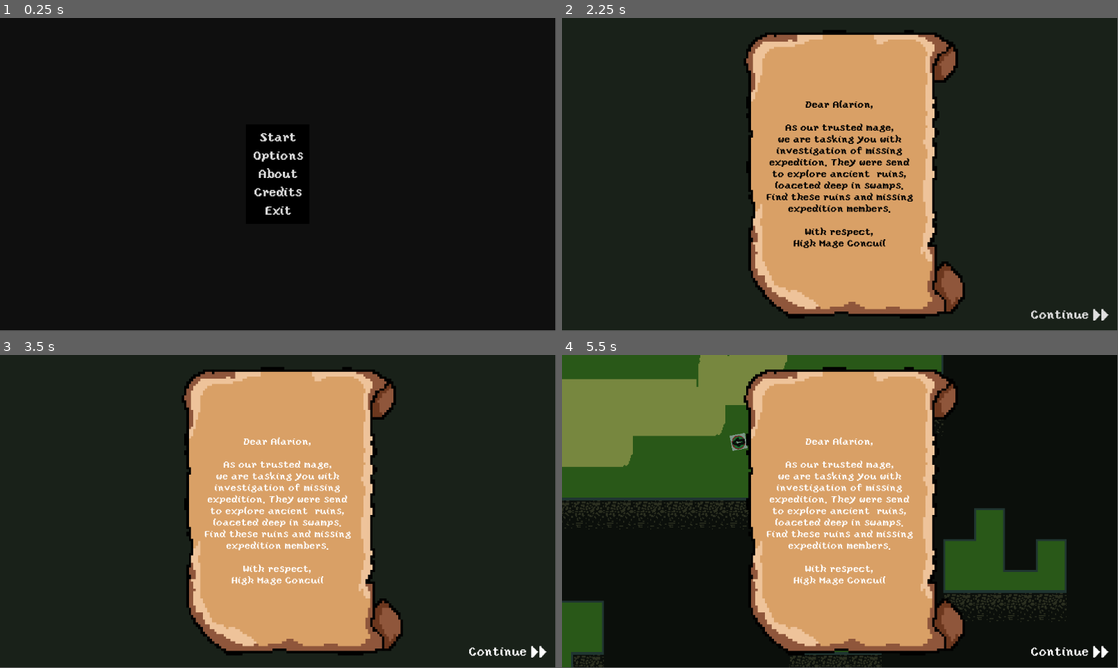
Above: before the commit, frames 1-4 (two rows, left to right).
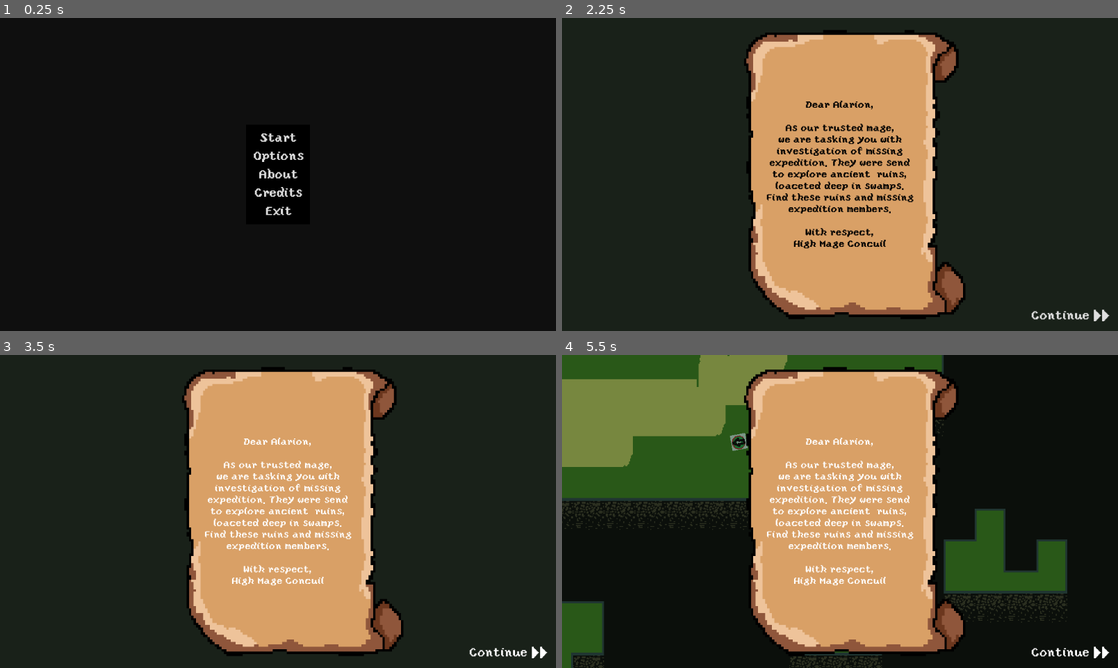
Above: after the commit, the same moments.

Repository: Tomko-Code/Relic-Seekers
Game: Godot game, scene res://src/main/game_start.tscn
Two runs of this game, one before a commit and one after it. Both use one fixed random seed, a clock stepped at 60 frames per second and the inputs below. The engine's default icon, where the game draws it, is replaced by a stand-in: a white triangle on a blue panel in a dark square.
Inputs (mouse positions are in pixels of both pictures, inside the frame that each line leads up to):
- Up to frame 1 (0.25 s): no input
- Up to frame 2 (2.25 s): click "Options" at 0.5 s; click "Back" at 1.25 s; click "Start" at 2 s
- Up to frame 3 (3.5 s): click "Continue >>" at 2.75 s
- Up to frame 4 (5.5 s): click "Continue >>" at 3.5 s; tap Enter at 4.25 s; move the mouse to (962, 495) at 4.27 s; hold D (move_right) 4.28-5.03 s; hold Shift (dash) 4.28-5.03 s; click (962, 495) at 4.42 s; move the mouse to (728, 527) at 5.02 s; hold S (move_down) from 5.03 s (still down); click (728, 527) at 5.1 s
In our replay, the window is 799x449 before the commit and 800x450 after it. These sizes can differ from the game's own. Grey fills any space a smaller window leaves; there, only what the larger window draws over its background counts as a difference.

The runs differ from the first frame. In frame 1, 0.5% of the frame differs, in the area x 45-55%, y 36-64%; in frame 2, 3.4%; in frame 3, 3.1%; in frame 4, 3.9%, in the area x 0-99%, y 2-100%.

Commit message:
all bux fixes
Signed-off-by: Tomko-Code <tom.zaskorski@gmail.com>

Diff:
--- a/assets/dialog_data.json
+++ b/assets/dialog_data.json
@@ -60,5 +60,18 @@
                 "string" : "Of Course we have tride, but after so many deaths we lost hope. Maby you will do better."
             }
         ]
+    },
+    "remark_thaladon_meeting" :
+    {
+        "dialogs" : [
+            {
+                "who" : "Thaladon",
+                "string" : "What now ? Go and look for keys !"
+            },
+            {
+                "who" : "Player",
+                "string" : "Right ... "
+            }
+        ]
     }
 }
--- a/project.godot
+++ b/project.godot
@@ -22,6 +22,10 @@
 GameManager="*res://src/globals/game_manager.gd"
 ResourceManager="*res://src/globals/resource_manager.gd"
 ConsoleHandler="*res://src/console/console_handler.gd"
+
+[display]
+
+window/stretch/mode="viewport"
 
 [input]
 
--- a/src/dialog/dialog.gd
+++ b/src/dialog/dialog.gd
@@ -2,8 +2,8 @@
 
 class_name Dialog
 
-signal dialog_started
-signal dialog_ended
+signal dialog_started(dialog_name)
+signal dialog_ended(dialog_name)
 
 @export var string_lable:Label
 @export var who_lable:Label
@@ -25,13 +25,16 @@
 }
 
 func _ready() -> void:
-	GameData.data["dialog"] = {}
-	play("first_thaladon_meeting")
+	hide()
+	GameManager.dialog_box = self
 
 func play(dialog_name:String) -> void:
 	print("Dialog playing : " + dialog_name)
 
 	$AnimationPlayer.play("Show")
+
+	if GameManager.player != null:
+		GameManager.player.paused = true
 
 	current_dialog_name = dialog_name
 	current_dialog_line = 0
@@ -49,7 +52,7 @@
 
 	show()
 
-	emit_signal("dialog_started")
+	emit_signal("dialog_started", current_dialog_name)
 
 func _on_button_dialog_intearct_pressed() -> void:
 	pass
@@ -88,7 +91,12 @@
 
 func _close_dialog() -> void:
 	$AnimationPlayer.play("Hide")
-	emit_signal("dialog_ended")
+	emit_signal("dialog_ended", current_dialog_name)
+
+	if GameManager.player != null:
+		GameManager.player.paused = false
+
+	hide()
 	GameData.data["dialog"][current_dialog_name] = true
 
 func _input(event) -> void:
--- /dev/null
+++ b/src/entities/Interactables/thaladon/thaladon.gd
@@ -0,0 +1,11 @@
+extends Node2D
+
+func _ready():
+	pass
+
+func _on_interactable_component_interacted():
+	if GameData.data["dialog"].has("first_thaladon_meeting"):
+		GameManager.dialog_box.play("remark_thaladon_meeting")
+		GameManager.player.paused = true
+	else:
+		GameManager.dialog_box.play("first_thaladon_meeting")
--- /dev/null
+++ b/src/entities/Interactables/thaladon/thaladon.tscn
@@ -0,0 +1,62 @@
+[gd_scene load_steps=10 format=3 uid="uid://blc3na0tm1ve3"]
+
+[ext_resource type="Script" path="res://src/entities/Interactables/thaladon/thaladon.gd" id="1_217d3"]
+[ext_resource type="PackedScene" uid="uid://bdlxq5bh2qqu2" path="res://src/entities/interactable/interactable_component.tscn" id="1_gvcdu"]
+[ext_resource type="Texture2D" uid="uid://dgpyqrwvecnt7" path="res://assets/art/sprites/entities/thaladon/thaladon.png" id="2_thiqa"]
+
+[sub_resource type="InputEventKey" id="InputEventKey_l3ux4"]
+device = -1
+keycode = 88
+unicode = 120
+
+[sub_resource type="CircleShape2D" id="CircleShape2D_od20g"]
+radius = 194.44
+
+[sub_resource type="AtlasTexture" id="AtlasTexture_1q1ai"]
+atlas = ExtResource("2_thiqa")
+region = Rect2(0, 0, 48, 48)
+
+[sub_resource type="AtlasTexture" id="AtlasTexture_6uip2"]
+atlas = ExtResource("2_thiqa")
+region = Rect2(48, 0, 48, 48)
+
+[sub_resource type="AtlasTexture" id="AtlasTexture_q1rkg"]
+atlas = ExtResource("2_thiqa")
+region = Rect2(96, 0, 48, 48)
+
+[sub_resource type="SpriteFrames" id="SpriteFrames_p5g5f"]
+animations = [{
+"frames": [{
+"duration": 1.0,
+"texture": SubResource("AtlasTexture_1q1ai")
+}, {
+"duration": 1.0,
+"texture": SubResource("AtlasTexture_6uip2")
+}, {
+"duration": 1.0,
+"texture": SubResource("AtlasTexture_q1rkg")
+}],
+"loop": true,
+"name": &"Idle",
+"speed": 5.0
+}]
+
+[node name="thaladon" type="Node2D"]
+script = ExtResource("1_217d3")
+
+[node name="Components" type="Node2D" parent="."]
+
+[node name="InteractableComponent" parent="Components" instance=ExtResource("1_gvcdu")]
+position = Vector2(-22, -57)
+interaction_input = SubResource("InputEventKey_l3ux4")
+input_text = "X"
+interaction_descryption = "Talk"
+shape = SubResource("CircleShape2D_od20g")
+
+[node name="AnimatedSprite2D" type="AnimatedSprite2D" parent="."]
+sprite_frames = SubResource("SpriteFrames_p5g5f")
+animation = &"Idle"
+autoplay = "Idle"
+frame_progress = 0.203555
+
+[connection signal="interacted" from="Components/InteractableComponent" to="." method="_on_interactable_component_interacted"]
--- a/src/entities/player/player_entity.gd
+++ b/src/entities/player/player_entity.gd
@@ -19,6 +19,5 @@
 		interpolate_camera_position, camera_speed, near_zone, far_zone,
 		inner_zone, debug_display)
 
-
 func _physics_process(_delta):
 	pass
--- a/src/globals/game_data.gd
+++ b/src/globals/game_data.gd
@@ -13,9 +13,9 @@
 }
 
 func _ready():
+	data["dialog"] = {}
 	load_presistent()
 	load_dialog_data()
-	print(dialog_data)
 
 # save presistent data on game exit
 func _exit_tree():
--- a/src/globals/game_manager.gd
+++ b/src/globals/game_manager.gd
@@ -6,6 +6,7 @@
 
 var game_camera = load("res://src/other/FollowCamera.tscn").instantiate()
 var player = null
+var dialog_box:Dialog
 
 var loaded_scenes = {}
 
--- a/src/main/game.tscn
+++ b/src/main/game.tscn
@@ -1,7 +1,8 @@
-[gd_scene load_steps=7 format=3 uid="uid://cbgrg2gkexspu"]
+[gd_scene load_steps=8 format=3 uid="uid://cbgrg2gkexspu"]
 
 [ext_resource type="Script" path="res://src/main/game.gd" id="1_3g1o0"]
 [ext_resource type="PackedScene" uid="uid://cfmmqeomv02jn" path="res://src/menus/hud.tscn" id="2_ob4nq"]
+[ext_resource type="PackedScene" uid="uid://bh3fyfhc3w8xt" path="res://src/dialog/dialog.tscn" id="3_yw5p0"]
 
 [sub_resource type="Animation" id="Animation_gy77t"]
 resource_name = "FadeIN"
@@ -75,3 +76,5 @@
 grow_horizontal = 2
 grow_vertical = 2
 color = Color(0.0980392, 0.0980392, 0.0980392, 1)
+
+[node name="Dialog" parent="." instance=ExtResource("3_yw5p0")]
--- a/src/zones/zone_sanctuary_00.tscn
+++ b/src/zones/zone_sanctuary_00.tscn
@@ -1,8 +1,9 @@
-[gd_scene load_steps=5 format=3 uid="uid://ck03mwgfgpew4"]
+[gd_scene load_steps=6 format=3 uid="uid://ck03mwgfgpew4"]
 
 [ext_resource type="PackedScene" uid="uid://nt8opsk0xeca" path="res://src/zone/zone_sanctuary.tscn" id="1_i477g"]
 [ext_resource type="Script" path="res://src/zones/zone_sanctuary_00.gd" id="2_fqal5"]
 [ext_resource type="Texture2D" uid="uid://c1opxea5dmvag" path="res://assets/art/tilemap/320x320-tileset-ruin.png" id="3_w6xm8"]
+[ext_resource type="PackedScene" uid="uid://blc3na0tm1ve3" path="res://src/entities/Interactables/thaladon/thaladon.tscn" id="4_p1rgw"]
 
 [sub_resource type="RectangleShape2D" id="RectangleShape2D_m2dlf"]
 size = Vector2(48, 23)
@@ -32,3 +33,6 @@
 [node name="CollisionShape2D" type="CollisionShape2D" parent="320x320-tileset-ruin/StaticBody2D" index="0"]
 position = Vector2(0, -32.5)
 shape = SubResource("RectangleShape2D_m2dlf")
+
+[node name="thaladon" parent="." index="5" instance=ExtResource("4_p1rgw")]
+position = Vector2(-388, 171)
Binary file added: assets/art/UI/thaladon.png
Not shown, added: assets/art/UI/thaladon.png.import
Binary file added: assets/art/sprites/entities/thaladon/thaladon.png
Not shown, added: assets/art/sprites/entities/thaladon/thaladon.png.import
Not shown: 1 places in assets/sprites/player_tmp.tres that only renumber resources
Not shown: 1 places in src/entities/player/player_entity.tscn that only renumber resources
